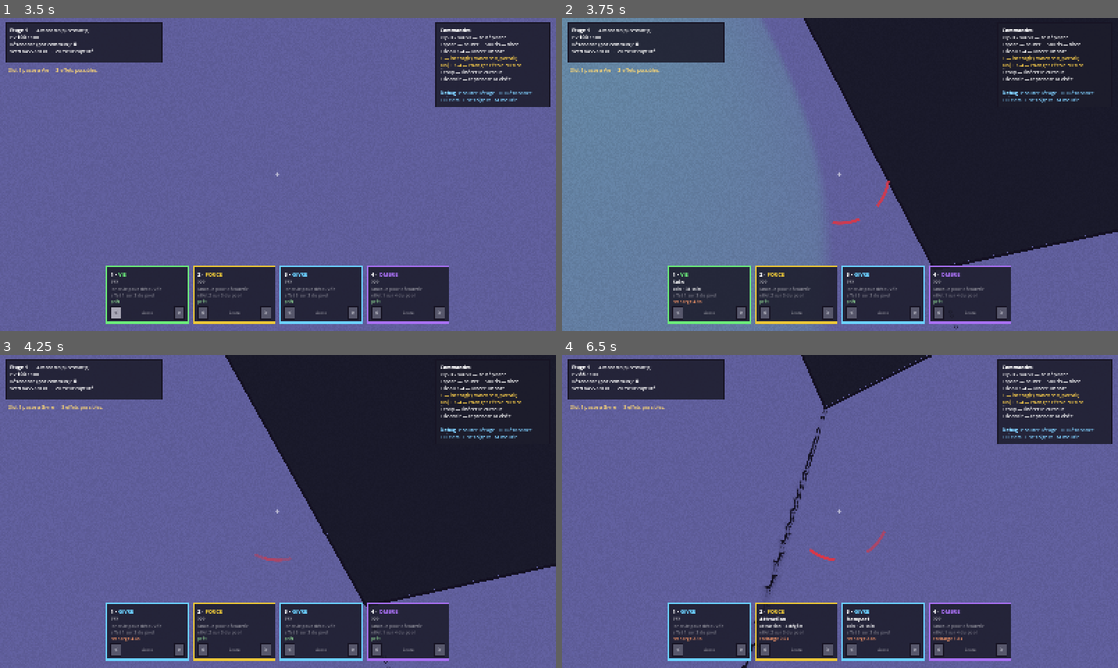
Above: before the commit, frames 1-4 (two rows, left to right).
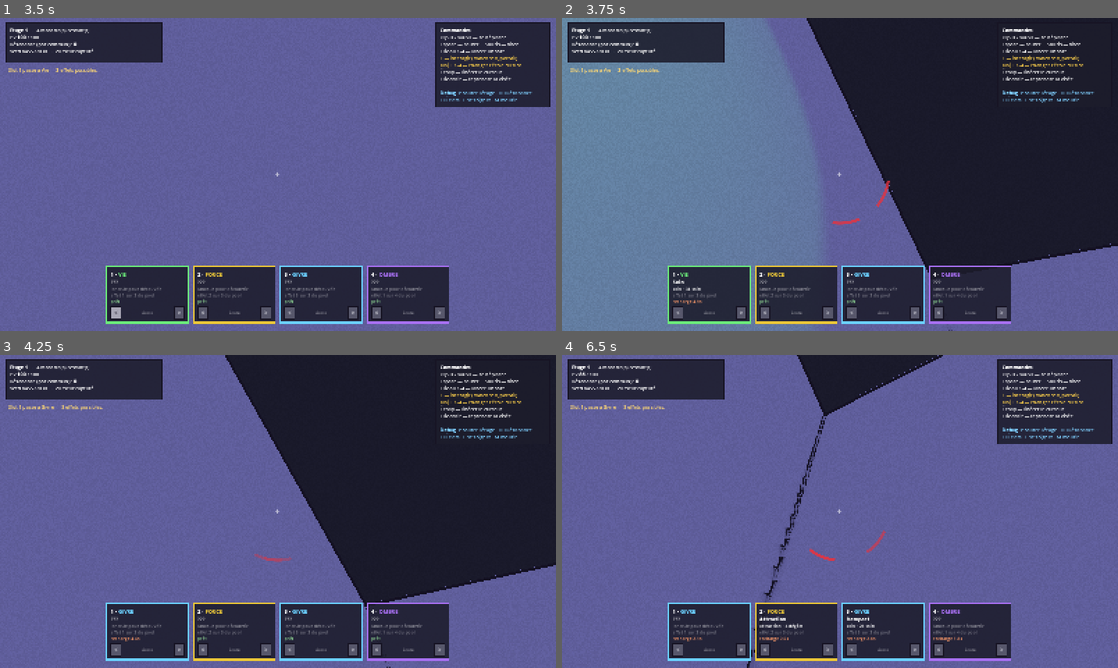
Above: after the commit, the same moments.

Repository: Treri-afk/depthcast
Game: Godot game, scene res://scenes/jeu.tscn
The game is run twice, just before and just after one commit, with the same random seed, the same clock (stepped at 60 frames per second) and the same inputs. This scene is started directly instead of the project's main scene.
Inputs (mouse positions are in pixels of both pictures, inside the frame that each line leads up to):
- Up to frame 1 (3.5 s): move the mouse to (305, 174) at 0.52 s; hold W (deplacer_avant) 0.53-2.75 s; tap Space (sauter) at 0.6, 0.77, 1.07, 1.52, 1.55, 1.82, 2.3 s; click (305, 174) at 0.67 s; move the mouse to (250, 174) at 1.27 s; tap S (deplacer_arriere) at 1.35 s; move the mouse to (289, 168) at 2.02 s; tap E (interagir) at 2.1 s; click "<" at 2.75 s
- Up to frame 2 (3.75 s): move the mouse to (834, 180) at 3.52 s; hold W (deplacer_avant) from 3.53 s (still down); tap 1 (lancer_sort_1) at 3.6 s; click (834, 180) at 3.67 s
- Up to frame 3 (4.25 s): keep holding W (deplacer_avant); tap Space (sauter) at 3.77, 3.8, 4.07 s
- Up to frame 4 (6.5 s): keep holding W (deplacer_avant); move the mouse to (878, 514) at 4.27 s; tap 2 (lancer_sort_2) at 4.35 s; tap Space (sauter) at 4.52, 4.55, 4.82, 5.27, 5.3, 5.57, 6.05 s; move the mouse to (795, 508) at 5.02 s; tap 3 (lancer_sort_3) at 5.1 s; move the mouse to (845, 511) at 5.77 s; tap 4 (lancer_sort_4) at 5.85 s; click (845, 511) at 5.92 s

Frame 1 is identical in both runs. In frame 2, 1.3% of the frame differs, in the area x 43-100%, y 0-100%; in frame 3, 0.1%; in frame 4, 1.0%.

Commit message:
Les monstres décollent, la vue encaisse, et les tonneaux laissent de la braise
MONSTRES. Un souffle les projette maintenant en l'air, et leur maillage vrille
pendant la chute — le maillage seulement : faire tourner le corps ferait tourner
sa boîte de collision, et un monstre coincé dans un mur n'est drôle qu'une fois.
Un volant y perd son altitude et retombe. L'envol dure le temps d'une
balistique et pas une seconde de plus : les voir décoller est la moitié du
plaisir d'une explosion, les y voir rester en ferait une immobilisation, donc
une mécanique de contrôle.

SECOUSSE. Une explosion trop lointaine pour projeter secoue quand même la vue,
et encaisser un coup aussi. Sans ça il existe une distance à laquelle une
explosion ne fait absolument rien — et c'est là que le joueur cesse de la
craindre. Le sens est tiré au hasard hors de RngService : c'est de la caméra,
pas du jeu.

BRAISE. Le tonneau laisse au sol une ZoneEffet, la même classe que le sol
ardent d'un sort, à une différence près : elle ne demande pas qui a allumé le
feu. On se brûle à son propre tonneau, et c'est le prix de l'avoir fait sauter à
ses pieds. Le baril devient aussi un outil d'interdiction — après l'explosion,
le passage reste coupé quelques secondes. Une conséquence que personne n'a
écrite : une braise finit par faire sauter un tonneau posé dedans.

DEUX BUGS TROUVÉS EN MESURANT PLUTÔT QU'EN CALCULANT.

Un monstre pris au centre exact recevait toute la puissance à la verticale et
partait à quinze mètres — mesuré 10,9 m en 0,45 s. La règle du plafond
vertical, qui existait déjà pour le joueur, s'applique désormais aux monstres,
avec sa propre hauteur. La racine carrée balistique déménage dans Souffle : les
deux corps plafonnent par la même règle, et deux copies finiraient par se
contredire.

Et `enregistre_objet` plantait à chaque réarmement de l'étal : `filter` avec une
lambda typée PropDestructible échoue précisément sur les entrées libérées qu'on
vient y nettoyer. Boucles dé-typées, aux deux endroits concernés.

138 vérifications, quatre scènes sans erreur.

Diff:
--- a/scripts/content/tuning.gd
+++ b/scripts/content/tuning.gd
@@ -75,6 +75,15 @@
 ## a le temps de courir.
 @export_range(0.05, 2.0, 0.05) var tonneau_meche: float = 0.4
 
+## La braise laissée au sol après l'explosion. Ce n'est pas une décoration :
+## elle brûle, comme un sol ardent, et elle ne demande pas qui a allumé le feu.
+## C'est ce qui empêche de faire sauter un tonneau à ses pieds sans y penser, et
+## ce qui transforme un baril en outil d'interdiction de zone.
+@export_range(0.0, 1.0, 0.05) var tonneau_braise_part_du_rayon: float = 0.45
+@export_range(0.0, 15.0, 0.5) var tonneau_braise_duree: float = 4.0
+@export_range(0.1, 3.0, 0.1) var tonneau_braise_intervalle: float = 0.6
+@export var tonneau_braise_degats: int = 5
+
 @export_group("Souffle et projection")
 ## Part de la puissance d'un souffle qui s'applique au joueur. À zéro, les
 ## explosions ne bousculent que le décor et les monstres.
@@ -83,6 +92,15 @@
 ## et le frottement absorbe tout en deux mètres — or la projection ne dure que
 ## tant qu'on est en l'air, donc c'est aussi ce réglage qui décide de sa durée.
 @export_range(0.0, 1.5, 0.05) var souffle_elevation: float = 0.9
+## Élévation appliquée aux MONSTRES, volontairement plus basse que celle du
+## joueur. Les voir décoller est la moitié du plaisir d'une explosion ; les voir
+## rester en l'air trois secondes en ferait une immobilisation, donc une
+## mécanique de contrôle — ce qu'une explosion ne doit pas devenir.
+@export_range(0.0, 1.5, 0.05) var souffle_elevation_monstres: float = 0.35
+## Hauteur maximale d'un monstre projeté. Bien plus basse que celle du joueur :
+## un rôdeur qui part à quinze mètres n'est plus une réaction, c'est un gag, et
+## il retombe hors du décor.
+@export_range(0.0, 12.0, 0.5) var souffle_hauteur_max_monstres: float = 2.5
 ## Vitesse en dessous de laquelle on ne projette pas du tout. Un souffle
 ## lointain qui décolle le joueur d'un demi-mètre se lit comme un bug de
 ## collision, pas comme une explosion.
--- a/scripts/gameplay/actors/explosive_prop.gd
+++ b/scripts/gameplay/actors/explosive_prop.gd
@@ -86,10 +86,38 @@
 		fx.eclair(centre + Vector3(0, 0.8, 0), Content.palette.tonneau_explosif,
 			0.32, 9.0, rayon * 2.4)
 
+	_allume_la_braise(centre, parent)
 	EventBus.explosion_triggered.emit(centre, puissance)
 	_projette_des_debris()
 	detruit.emit()
 	queue_free()
+
+
+## La flaque de braise laissée par l'explosion.
+##
+## C'est la même classe que le sol ardent d'un sort — mêmes battements, même
+## passage par le resolver — à une différence près : elle ne demande pas qui a
+## allumé le feu. On peut se brûler à son propre tonneau, et c'est le prix de
+## l'avoir fait sauter à ses pieds.
+##
+## Elle transforme aussi le baril en outil d'interdiction : après l'explosion,
+## le passage reste coupé quelques secondes.
+func _allume_la_braise(centre: Vector3, parent: Node) -> void:
+	var t: Tuning = Content.tuning
+	if parent == null or t.tonneau_braise_duree <= 0.0:
+		return
+
+	var braise := ZoneEffet.cree(ZoneEffet.Forme.SPHERE,
+		Vector3(rayon * t.tonneau_braise_part_du_rayon, 0, 0),
+		Vector3(centre.x, 0.4, centre.z))
+	braise.duree = t.tonneau_braise_duree
+	braise.intervalle = t.tonneau_braise_intervalle
+	braise.degats = t.tonneau_braise_degats
+	braise.couleur = Content.palette.tonneau_explosif
+	# Personne n'est crédité de ce qu'une braise de tonneau tue.
+	braise.source_player_id = -1
+	braise.blesse_le_joueur = true
+	parent.add_child(braise)
 
 
 ## Le tonneau ne retire pas un point de vie lui-même : il décrit ce qu'il
--- a/scripts/gameplay/actors/monster_avatar.gd
+++ b/scripts/gameplay/actors/monster_avatar.gd
@@ -26,6 +26,14 @@
 var _ralenti_restant: float = 0.0
 var _teinte_restante: float = 0.0
 var _telegraphe: float = 0.0
+## Temps restant en vol balistique après un souffle. Pendant ce temps la gravité
+## seule décide : le sol ne remet pas la vitesse verticale à zéro, et le volant
+## cesse de tenir son altitude — c'est ce qui permet de le décrocher du ciel.
+var _envol_restant: float = 0.0
+## Rotation propre du maillage pendant la culbute. Portée par le MESH et non par
+## le corps : faire tourner le corps ferait tourner sa boîte de collision, et un
+## monstre qui se coince dans un mur en vrillant n'est drôle qu'une fois.
+var _vrille: Vector3 = Vector3.ZERO
 var _mesh: MeshInstance3D = null
 var _materiau: ShaderMaterial = null
 
@@ -51,6 +59,8 @@
 
 func _physics_process(delta: float) -> void:
 	_telegraphe = maxf(0.0, _telegraphe - delta)
+	_envol_restant = maxf(0.0, _envol_restant - delta)
+	_maj_vrille(delta)
 	_maj_ralentissement(delta)
 	_maj_teinte(delta)
 	_impulsion = _impulsion.move_toward(Vector3.ZERO, AMORTISSEMENT * delta)
@@ -67,6 +77,12 @@
 
 
 func _maj_vertical(delta: float) -> void:
+	if _envol_restant > 0.0:
+		# En vol balistique, volant compris. Le sol ne reprend pas la main :
+		# sinon l'impulsion verticale serait annulée dès la première frame,
+		# alors qu'on touche encore le sol d'où l'on décolle.
+		velocity.y -= GRAVITE * delta
+		return
 	if not stats.vole:
 		velocity.y = 0.0 if is_on_floor() else velocity.y - GRAVITE * delta
 		return
@@ -112,10 +128,44 @@
 
 # ── Effets subis ──────────────────────────────────────────────────────────
 
+## Repoussé par un souffle. La composante verticale le décolle — y compris un
+## volant, qui perd alors son altitude et retombe.
+##
+## L'envol dure le temps d'une balistique et pas une seconde de plus : voir un
+## rôdeur partir en l'air est la moitié du plaisir d'une explosion, l'y voir
+## rester en ferait une immobilisation, donc une mécanique de contrôle.
 func repousse(vecteur: Vector3) -> void:
 	_impulsion += Vector3(vecteur.x, 0.0, vecteur.z)
+	if vecteur.y > 0.0:
+		velocity.y = maxf(velocity.y, vecteur.y)
+		_envol_restant = maxf(_envol_restant, vecteur.y / GRAVITE * 2.1)
+		_arme_la_vrille(vecteur)
 	if _cerveau != null:
 		_cerveau.interrompt_l_assaut()
+
+
+## La vrille suit le sens du souffle. Purement visuelle, donc tirée au hasard
+## sans passer par RngService : deux clients qui la verraient tourner dans des
+## sens opposés verraient quand même le même monstre au même endroit.
+func _arme_la_vrille(vecteur: Vector3) -> void:
+	var force: float = clampf(vecteur.length() * 0.4, 1.5, 10.0)
+	var axe := Vector3(vecteur.z, randf_range(-1.0, 1.0) * vecteur.length(), -vecteur.x)
+	if axe.length_squared() < 0.001:
+		axe = Vector3.UP
+	_vrille = axe.normalized() * force
+
+
+func _maj_vrille(delta: float) -> void:
+	if _mesh == null:
+		return
+	if _envol_restant > 0.0:
+		_mesh.rotation += _vrille * delta
+		return
+	if _mesh.rotation.length_squared() < 0.0001:
+		return
+	# Retombé : il se remet d'aplomb. Vite, mais pas instantanément — un
+	# redressement sec annulerait la culbute qu'on vient de regarder.
+	_mesh.rotation = _mesh.rotation.lerp(Vector3.ZERO, minf(delta * 7.0, 1.0))
 
 
 func ralentis(facteur: float, duree: float) -> void:
--- a/scripts/gameplay/actors/player_avatar.gd
+++ b/scripts/gameplay/actors/player_avatar.gd
@@ -96,6 +96,12 @@
 
 	_regard = MouseLook.new(self, tete, _tuning.sensibilite_souris)
 
+	# Encaisser secoue la vue. Le voile rouge dit COMBIEN, la secousse dit QUE —
+	# et elle le dit avant qu'on ait eu le temps de lire quoi que ce soit.
+	EventBus.player_damaged.connect(func(id: int, degats: int, _o: Vector3) -> void:
+		if id == player_id:
+			secoue(float(degats) * 0.4))
+
 	# Sans accrochage au sol, on décolle en haut d'une rampe et on redescend en
 	# sautillant. 50° laisse de la marge au-dessus de la pente de 22° des rampes.
 	floor_snap_length = 0.5
@@ -300,8 +306,8 @@
 		lancee = lancee.normalized() * _tuning.projection_vitesse_max
 	# La verticale seule est bornée : on part loin, pas haut. Un souffle qui
 	# envoie à vingt mètres sort d'une salle qui en fait cinq et demi.
-	lancee.y = minf(lancee.y, vitesse_pour_culminer_a(_tuning.projection_hauteur_max,
-		_tuning.gravite))
+	lancee.y = minf(lancee.y, Souffle.vitesse_pour_culminer_a(
+		_tuning.projection_hauteur_max, _tuning.gravite))
 	velocity = lancee
 
 	# L'accrochage au sol est coupé le temps du vol : sinon un souffle rasant
@@ -315,12 +321,6 @@
 
 	_arme_la_culbute(impulsion)
 	EventBus.player_blasted.emit(player_id, impulsion.length(), origine)
-
-
-## Vitesse verticale nécessaire pour culminer à une hauteur donnée.
-## Fonctions pures et à part : vérifiables sans moteur.
-static func vitesse_pour_culminer_a(hauteur: float, gravite: float) -> float:
-	return sqrt(2.0 * maxf(gravite, 0.001) * maxf(hauteur, 0.0))
 
 
 ## Temps passé à terre après l'impact, pour une vitesse reçue donnée.
@@ -373,6 +373,23 @@
 	EventBus.player_slammed.emit(player_id, choc)
 
 
+## Une secousse de la vue, SANS perte de contrôle.
+##
+## C'est ce qui reste d'une explosion trop lointaine pour projeter, et d'un coup
+## encaissé. Sans elle il existe une distance à laquelle une explosion ne fait
+## absolument rien — et c'est exactement là que le joueur cesse de la craindre.
+##
+## Le sens est tiré au hasard sans passer par RngService : c'est de la caméra,
+## pas du jeu. Deux joueurs qui la verraient partir dans des sens opposés
+## verraient quand même la même partie.
+func secoue(force: float) -> void:
+	if _tuning == null or force <= 0.0:
+		return
+	var ampleur: float = minf(force, 14.0) * 0.05 * _tuning.projection_culbute
+	_culbute_vitesse += Vector2(randf_range(-1.0, 1.0), randf_range(-0.6, 1.0)) * ampleur
+	_culbute_vitesse = _culbute_vitesse.limit_length(9.0)
+
+
 ## La vue part dans le sens du souffle : projeté vers la droite, l'horizon
 ## bascule ; projeté vers l'arrière, on voit le plafond arriver. C'est le seul
 ## endroit où une projection est VISIBLE en vue subjective.
--- a/scripts/gameplay/actors/zone_effet.gd
+++ b/scripts/gameplay/actors/zone_effet.gd
@@ -18,6 +18,14 @@
 var ralentissement: float = 1.0
 var source_player_id: int = 0
 var source_slot: int = -1
+## La zone brûle aussi le joueur.
+##
+## Faux pour tout ce qu'il lance lui-même : un mur de flammes qui brûle son
+## lanceur ferait de chaque sort de zone un piège. Vrai pour ce que le décor
+## déclenche — une flaque de braise laissée par un tonneau ne demande pas qui a
+## allumé le feu, et c'est ce qui empêche de faire sauter un baril à ses pieds
+## sans y penser.
+var blesse_le_joueur: bool = false
 var couleur: Color = Color.WHITE
 
 var _restant: float = 0.0
@@ -109,6 +117,7 @@
 
 func _bat() -> void:
 	var cibles: Array = []
+	var joueurs: Array = []
 	var touche_le_joueur: bool = false
 
 	for corps: Node3D in get_overlapping_bodies():
@@ -118,22 +127,31 @@
 			if ralentissement < 1.0:
 				monstre.ralentis(ralentissement, intervalle * 1.6)
 			continue
-		# Une caisse posée dans un mur de flammes finit par brûler.
+		# Une caisse posée dans un mur de flammes finit par brûler. Et un
+		# tonneau explosif posé dedans finit par sauter, ce qui n'a jamais été
+		# écrit nulle part : c'est la conséquence de deux règles simples.
 		var objet := corps as PropDestructible
 		if objet != null:
 			if degats > 0:
 				objet.encaisse(degats, global_position)
 			continue
-		if corps is PlayerAvatar:
+		var joueur := corps as PlayerAvatar
+		if joueur != null:
 			touche_le_joueur = true
+			if blesse_le_joueur:
+				joueurs.append(joueur.player_id)
 
-	if degats > 0 and not cibles.is_empty():
+	if degats > 0 and not (cibles.is_empty() and joueurs.is_empty()):
 		var intent := EffectIntent.new()
 		intent.source_player_id = source_player_id
 		intent.source_slot = source_slot
 		intent.kind = EffectIntent.Kind.DAMAGE
 		intent.amount = degats
+		# L'interface a besoin de savoir OÙ ça brûle pour l'indiquer : en vue
+		# subjective, encaisser sans savoir d'où ça vient est illisible.
+		intent.origine = global_position
 		intent.target_monsters = PackedInt64Array(cibles)
+		intent.target_ids = PackedInt64Array(joueurs)
 		EffectResolver.submit(intent)
 
 	if soin > 0 and touche_le_joueur:
--- a/scripts/gameplay/combat/souffle.gd
+++ b/scripts/gameplay/combat/souffle.gd
@@ -31,6 +31,15 @@
 	rayon = p_rayon
 	puissance = p_puissance
 	aspire = p_aspire
+
+
+## Vitesse verticale nécessaire pour culminer à une hauteur donnée.
+##
+## Ici et pas dans l'un des deux corps qui s'en servent : le joueur et les
+## monstres plafonnent leur envol par la même règle, et deux copies de la même
+## racine carrée finiraient par se contredire.
+static func vitesse_pour_culminer_a(hauteur: float, gravite: float) -> float:
+	return sqrt(2.0 * maxf(gravite, 0.001) * maxf(hauteur, 0.0))
 
 
 ## Part de la puissance reçue à une position donnée, entre 0 et 1.
@@ -77,18 +86,34 @@
 
 ## Repousse les monstres. Retourne les identifiants touchés, que l'appelant
 ## passe ensuite au resolver s'il veut aussi leur infliger des dégâts.
-func sur_monstres(monstres: Dictionary) -> Array:
+func sur_monstres(monstres: Dictionary, tuning: Tuning) -> Array:
 	var touches: Array = []
 	for id: int in monstres:
 		var avatar: MonsterAvatar = monstres[id]
-		if not is_instance_valid(avatar):
-			continue
-		var part: float = attenuation(avatar.global_position)
-		if part <= 0.0:
-			continue
-		avatar.repousse(sens_vers(avatar.global_position) * puissance * part)
-		touches.append(id)
+		if is_instance_valid(avatar) and pousse(avatar, tuning):
+			touches.append(id)
 	return touches
+
+
+## Repousse un monstre. Retourne false s'il était hors de portée.
+##
+## L'élévation est plus basse que celle du joueur : les voir décoller est la
+## moitié du plaisir d'une explosion, les voir rester en l'air trois secondes en
+## ferait une immobilisation.
+func pousse(avatar: MonsterAvatar, tuning: Tuning) -> bool:
+	var part: float = attenuation(avatar.global_position)
+	if part <= 0.0:
+		return false
+	var sens: Vector3 = (sens_vers(avatar.global_position)
+		+ Vector3.UP * tuning.souffle_elevation_monstres).normalized()
+	var vecteur: Vector3 = sens * puissance * part
+	# La verticale est plafonnée, l'horizontale non — même règle que pour le
+	# joueur. Sans ça, un monstre pris au centre exact reçoit toute la puissance
+	# à la verticale et part à quinze mètres, très au-dessus des murs.
+	vecteur.y = minf(vecteur.y, vitesse_pour_culminer_a(
+		tuning.souffle_hauteur_max_monstres, tuning.gravite))
+	avatar.repousse(vecteur)
+	return true
 
 
 ## Applique le souffle à tout ce que la PHYSIQUE trouve dans le rayon.
@@ -130,9 +155,7 @@
 
 		var monstre := corps as MonsterAvatar
 		if monstre != null:
-			var part: float = attenuation(monstre.global_position)
-			if part > 0.0:
-				monstre.repousse(sens_vers(monstre.global_position) * puissance * part)
+			if pousse(monstre, tuning):
 				(touches["monstres"] as Array).append(monstre.monster_id)
 			continue
 
@@ -164,5 +187,9 @@
 	# vous décolle d'un demi-mètre ne se lit pas comme une explosion, il se lit
 	# comme un bug de collision.
 	if vitesse < tuning.souffle_seuil_projection:
+		# Trop loin pour décoller, assez près pour la sentir passer. Sans cette
+		# secousse il existe une distance à laquelle une explosion ne fait
+		# absolument RIEN — et c'est là que le joueur cesse de la craindre.
+		joueur.secoue(vitesse)
 		return
 	joueur.projete(sens * vitesse, centre)
--- a/scripts/gameplay/spells/spell_context.gd
+++ b/scripts/gameplay/spells/spell_context.gd
@@ -73,14 +73,23 @@
 ## Sans ce nettoyage la liste enfle indéfiniment sur un terrain qui réarme son
 ## mobilier en boucle.
 func enregistre_objet(corps: PropDestructible) -> void:
-	objets = objets.filter(func(c: PropDestructible) -> bool:
-		return is_instance_valid(c))
-	objets.append(corps)
+	var vivants: Array[PropDestructible] = []
+	# Boucle NON typée, et c'est délibéré : un objet libéré ne se convertit plus
+	# en PropDestructible, donc une variable de boucle typée — ou un `filter`
+	# dont la lambda est typée — échoue précisément sur les entrées qu'on est en
+	# train de venir nettoyer.
+	for c in objets:
+		if is_instance_valid(c):
+			vivants.append(c)
+	vivants.append(corps)
+	objets = vivants
 
 
 func objets_valides() -> Array:
 	var out: Array = []
-	for corps: PropDestructible in objets:
+	# Non typée pour la même raison qu'au-dessus : la liste contient justement
+	# des entrées libérées, et c'est ce qu'on vient y chercher.
+	for corps in objets:
 		if is_instance_valid(corps):
 			out.append(corps)
 	return out
@@ -101,7 +110,7 @@
 	onde.epargne_le_lanceur = epargne_le_lanceur
 	onde.sur_objets(objets_valides(), degats_decor)
 	onde.sur_joueur(joueur, tuning)
-	return onde.sur_monstres(monstres)
+	return onde.sur_monstres(monstres, tuning)
 
 
 func frappe_objets_devant(origine: Vector3, direction: Vector3, portee: float,
--- a/scripts/tests/lab_tests.gd
+++ b/scripts/tests/lab_tests.gd
@@ -161,13 +161,18 @@
 
 	# La verticale est bornée, l'horizontale ne l'est pas : on part loin, pas
 	# haut. Au-dessus des murs, on quitte le décor.
-	var sommet: float = PlayerAvatar.vitesse_pour_culminer_a(
+	var sommet: float = Souffle.vitesse_pour_culminer_a(
 		t.projection_hauteur_max, t.gravite)
 	verifie("la projection ne dépasse pas la hauteur des murs",
 		t.projection_hauteur_max < t.hauteur_mur,
 		"%.1f m contre %.1f m" % [t.projection_hauteur_max, t.hauteur_mur])
 	verifie("et elle décolle quand même franchement", sommet > t.impulsion_saut,
 		"%.1f m/s contre un saut à %.1f" % [sommet, t.impulsion_saut])
+	# Un rôdeur qui part à quinze mètres n'est plus une réaction, c'est un gag.
+	verifie("un monstre décolle bien moins haut que le joueur",
+		t.souffle_hauteur_max_monstres < t.projection_hauteur_max,
+		"%.1f m contre %.1f m" % [t.souffle_hauteur_max_monstres,
+			t.projection_hauteur_max])
 
 func _genres_de_l_etal() -> Array:
 	var vus: Array = []
